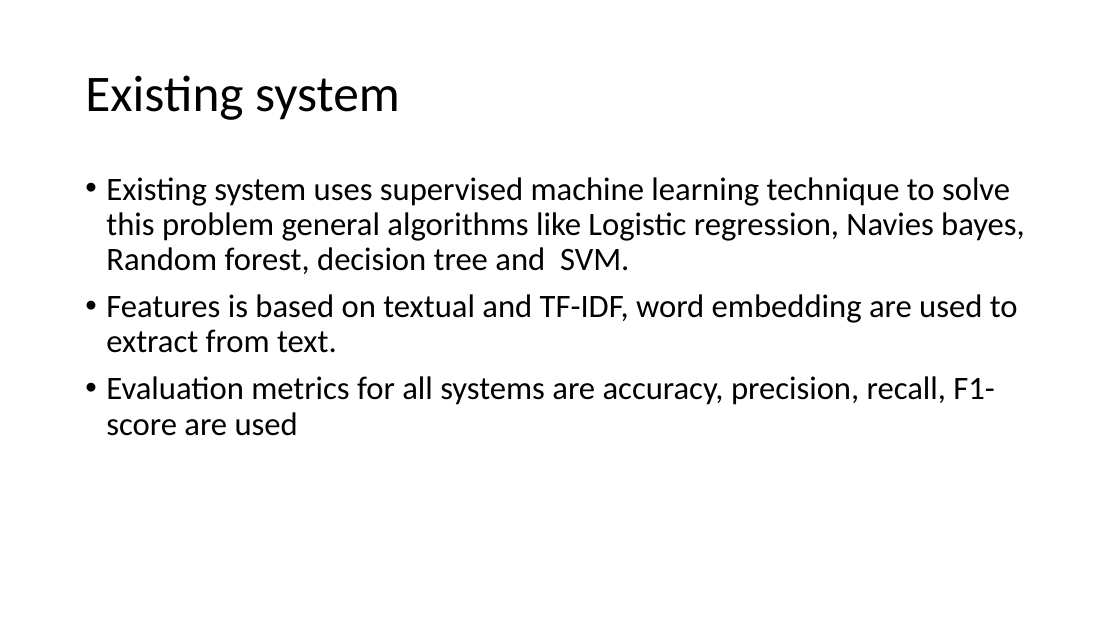
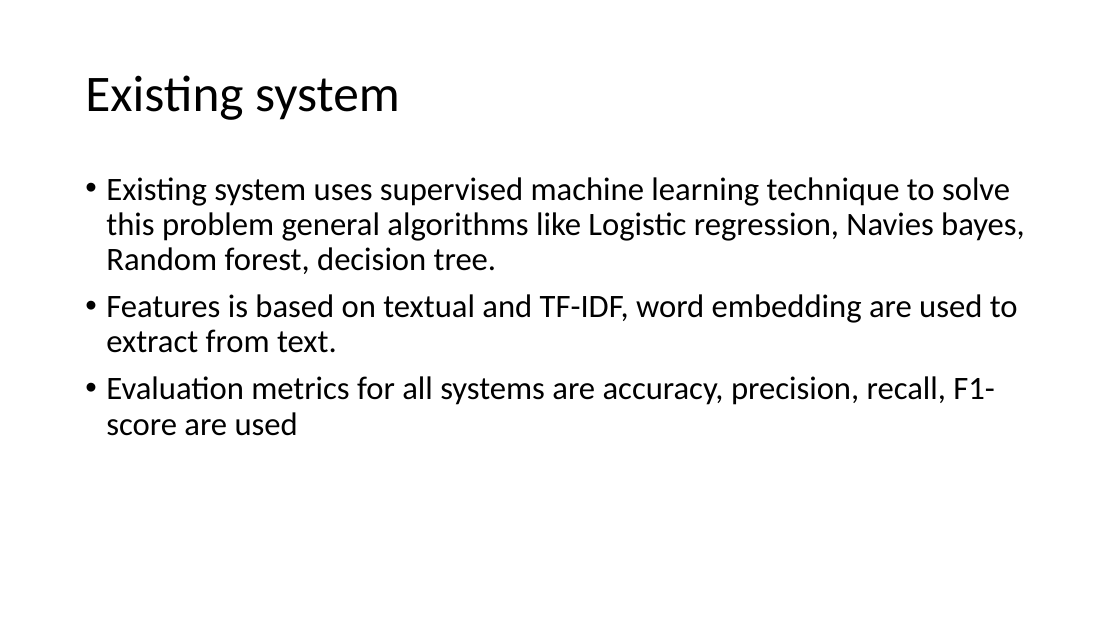
Before and after one commit to harshagarwal2245/Cyberbullying-detection-using-ml, a slide deck: slide 6 of Refrences/Cyberbullying detection using ml.pptx. Drawn at 1120x630 pixels with LibreOffice and Linux fonts; fonts in the diff are those of the drawing. Boxes give left, top, right and bottom in pixels: in the first picture for what was removed or moved away, otherwise in the second. Text is boxed around its words. In the diff, an @@ line names an element or a change of style, - is before the commit and + after.

```diff
--- a/Refrences/Cyberbullying detection using ml.pptx
+++ b/Refrences/Cyberbullying detection using ml.pptx
@@ text at [106,177,1025,274]: text changed @@
-• Existing system uses supervised machine learning technique to solve this problem general algorithms like Logistic regression, Navies bayes, Random forest, decision tree and SVM.
+• Existing system uses supervised machine learning technique to solve this problem general algorithms like Logistic regression, Navies bayes, Random forest, decision tree.
```
Also in this commit, not shown: 2 other slides changed, 1 slide removed, 21 other files.
